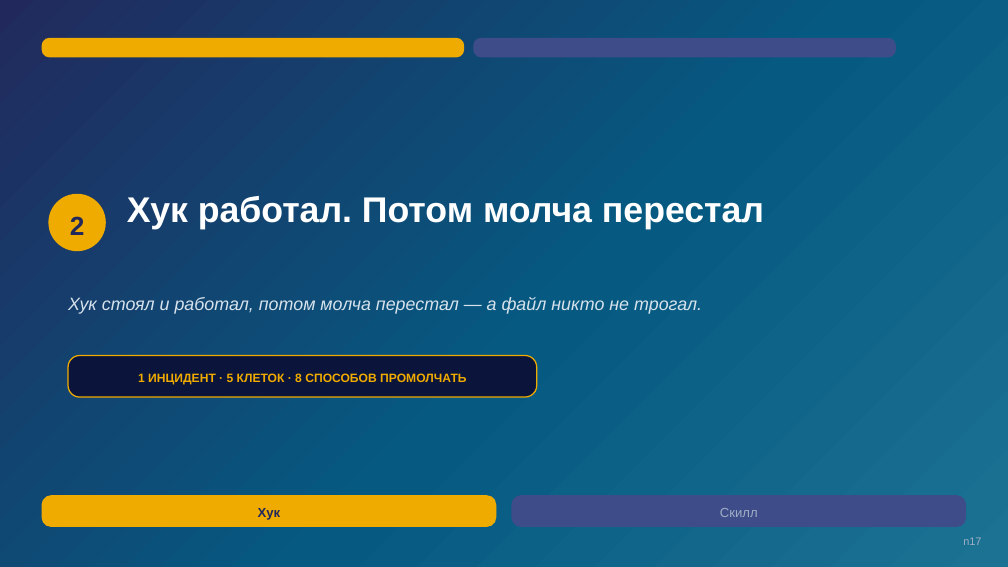
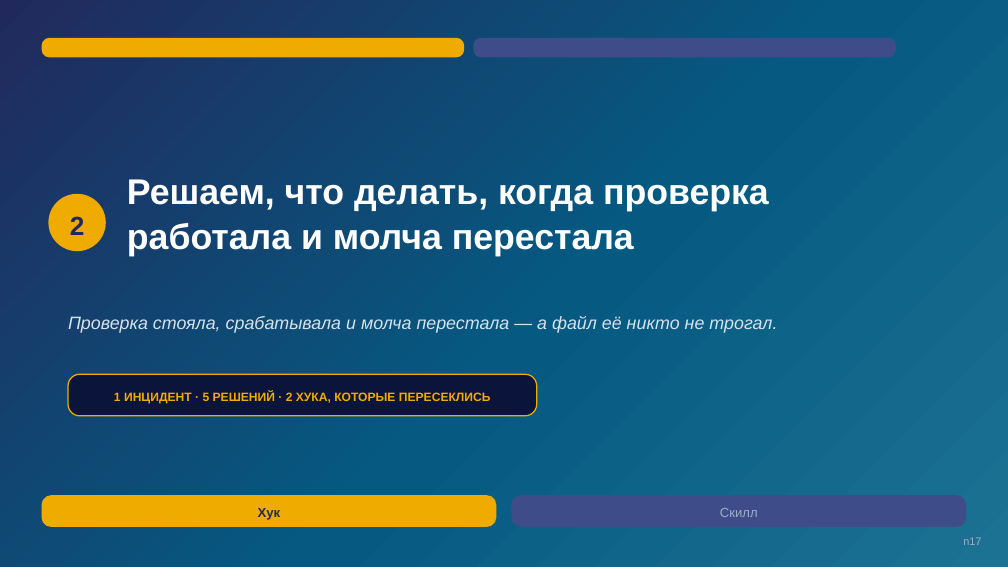
Before and after one commit to tellina-study/AI-usage-lessons, a slide deck: slide 16 of library/seminars/sem-05/rendered/sem-05.pptx. Drawn at 1008x567 pixels with LibreOffice and Linux fonts; fonts in the diff are those of the drawing. Boxes give left, top, right and bottom in pixels: in the first picture for what was removed or moved away, otherwise in the second. Text is boxed around its words. In the diff, an @@ line names an element or a change of style, - is before the commit and + after.

Commit message:
Кейс 2: сцена названа тем, как обнаружили, разбор вплотную за вопросом, приоритеты переписаны под два пересекающихся хука #211

```diff
--- a/library/seminars/sem-05/rendered/sem-05.pptx
+++ b/library/seminars/sem-05/rendered/sem-05.pptx
@@ text at <box>127,179,769,256</box>: text changed @@
-Хук работал. Потом молча перестал
+Решаем, что делать, когда проверка работала и молча перестала
@@ text at <box>68,316,777,333</box>: text changed @@
-Хук стоял и работал, потом молча перестал — а файл никто не трогал.
+Проверка стояла, срабатывала и молча перестала — а файл её никто не трогал.
@@ rounded rectangle: place and size @@
-rounded rectangle at <box>68,355,537,397</box>
+rounded rectangle at <box>68,374,537,416</box>
@@ text at <box>114,391,491,403</box>: text changed @@
-1 ИНЦИДЕНТ · 5 КЛЕТОК · 8 СПОСОБОВ ПРОМОЛЧАТЬ
+1 ИНЦИДЕНТ · 5 РЕШЕНИЙ · 2 ХУКА, КОТОРЫЕ ПЕРЕСЕКЛИСЬ
```
Also in this commit, not shown: 8 slides added, 9 slides removed, 19 other files.
